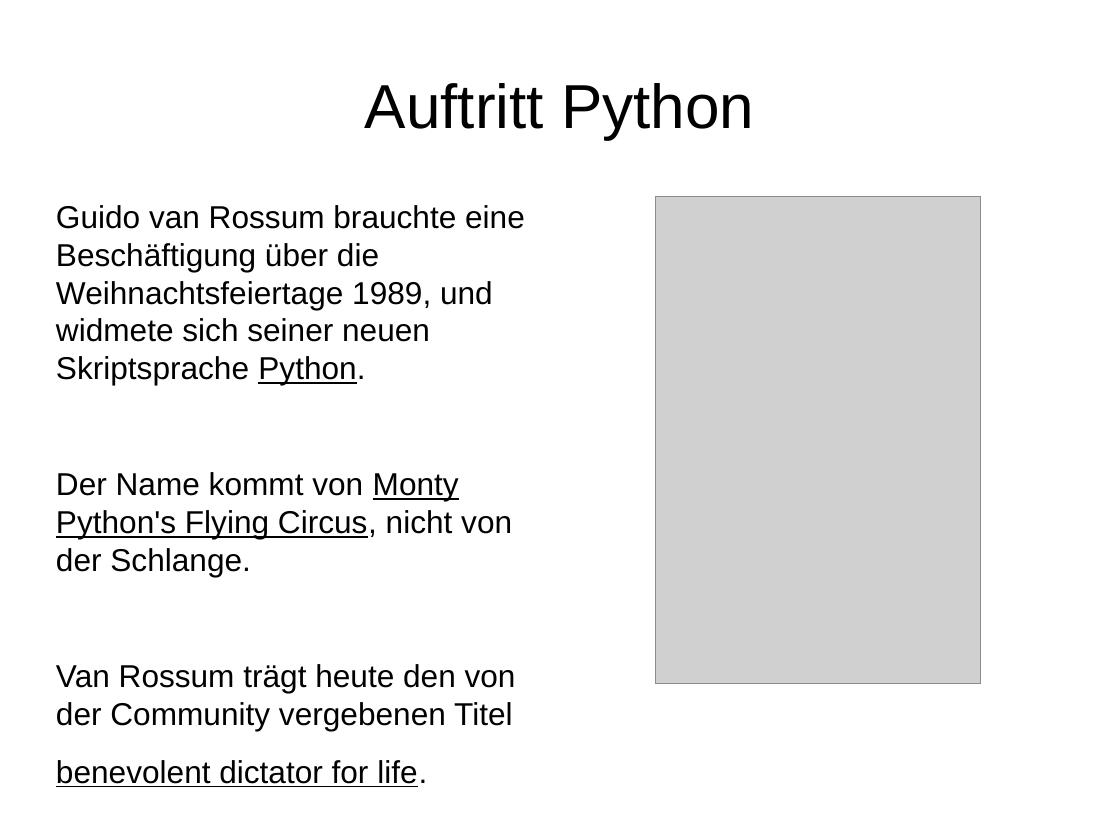
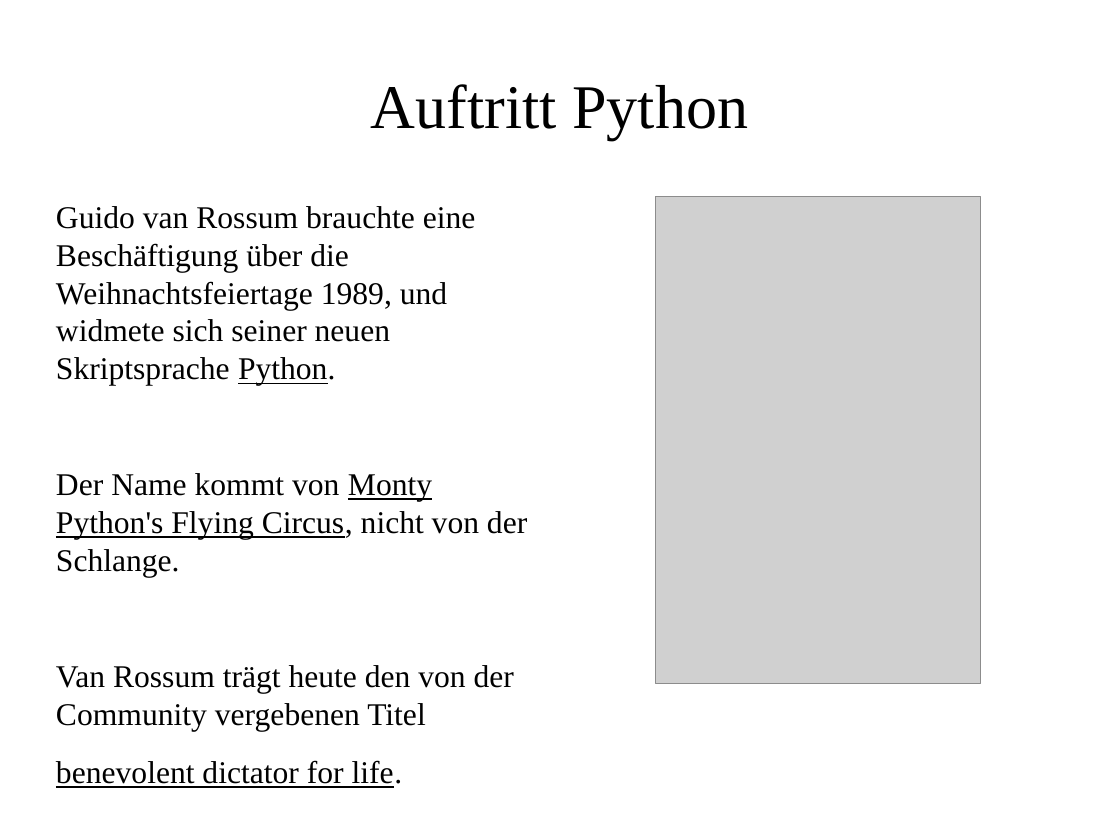
Before and after one commit to burgerdev/bearded-wookie, a slide deck: slide 8 of doc/presentation/learning_python.odp (slide 7 before the commit). Drawn at 1120x840 pixels with LibreOffice and Linux fonts; fonts in the diff are those of the drawing; grey boxes stand for pictures. Boxes give left, top, right and bottom in pixels: in the first picture for what was removed or moved away, otherwise in the second. Text is boxed around its words. In the diff, an @@ line names an element or a change of style, - is before the commit and + after.

```diff
--- a/doc/presentation/learning_python.odp
+++ b/doc/presentation/learning_python.odp
@@ title "Auftritt Python" at bbox=[371, 84, 748, 140]: font Arial to Times New Roman @@
@@ text "Guido van Rossum brauchte eine ..." at bbox=[56, 206, 527, 788]: font Arial to Times New Roman @@
```
Also in this commit, not shown: 8 other slides changed, 4 slides added, 2 slides removed, 4 other files.
